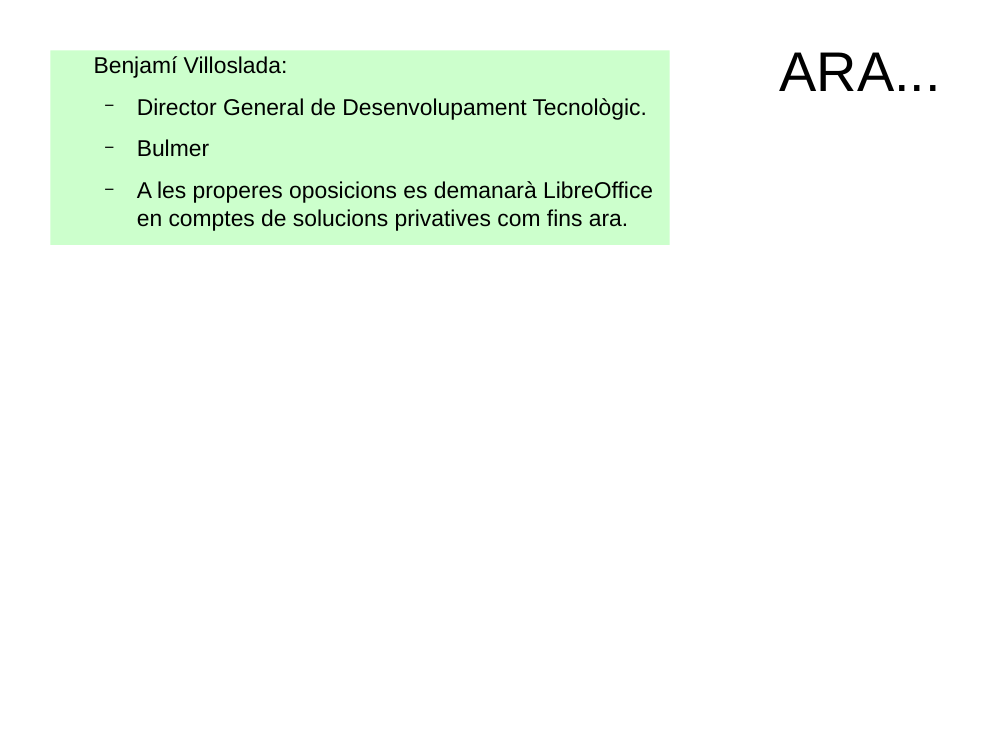
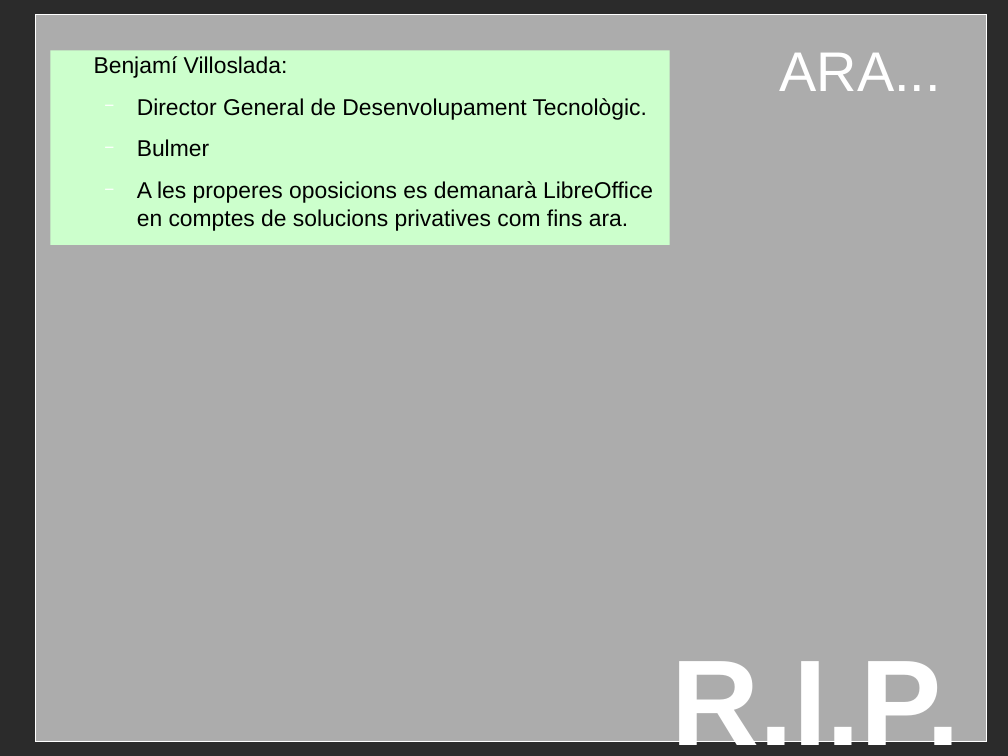
Before and after one commit to bitifet/presentacions, a slide deck: slide 13 of Bulma/NaCamella2017/PresentacioBulma.odp (slide 12 before the commit). Drawn at 1008x756 pixels with LibreOffice and Linux fonts; fonts in the diff are those of the drawing; background and template pictures are left out; a plain dark background stands for a picture behind light text. Boxes give left, top, right and bottom in pixels: in the first picture for what was removed or moved away, otherwise in the second. Text is boxed around its words. In the diff, an @@ line names an element or a change of style, - is before the commit and + after.

```diff
--- a/Bulma/NaCamella2017/PresentacioBulma.odp
+++ b/Bulma/NaCamella2017/PresentacioBulma.odp
@@ background #FFFFFF to picture (left out) @@
@@ rectangle added at [36,15,986,742], fill #FFFFFF at 61% opacity, outline #FFFFFF 0 pt @@
@@ title "ARA..." at [780,53,941,91]: text colour #000000 to #FFFFFF @@
@@ text added at [671,661,960,756], 96 pt, text #FFFFFF, bold @@
+R.I.P.
```
Also in this commit, not shown: 4 other slides changed, 20 slides added, 2 slides removed, 1 other file.
